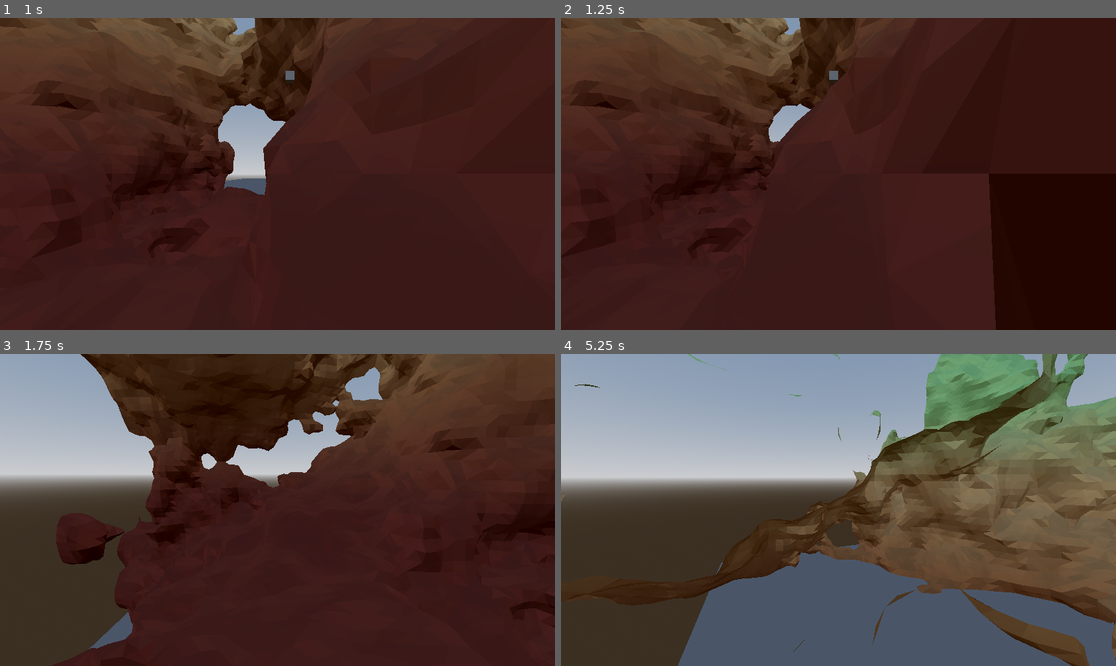
Above: before the commit, frames 1-4 (two rows, left to right).
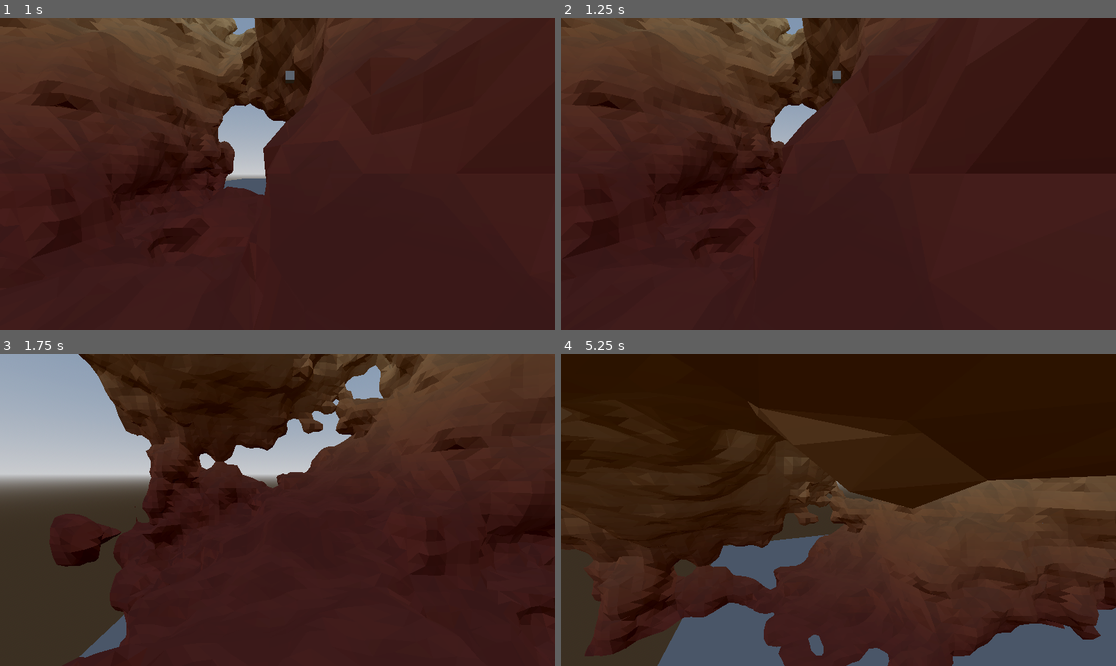
Above: after the commit, the same moments.

Repository: DyslexicWolf/GraduationWork_IGP
Game: Godot game, scene res://Scenes/MarchingCubes_CPU.tscn
The game is run twice, just before and just after one commit, with the same random seed, the same clock (stepped at 60 frames per second) and the same inputs.
Inputs (mouse positions are in pixels of both pictures, inside the frame that each line leads up to):
- Up to frame 1 (1 s): tap Enter at 0.5 s; move the mouse to (399, 158) at 0.52 s; hold D (move_right) from 0.53 s (still down); click (399, 158) at 0.67 s
- Up to frame 2 (1.25 s): keep holding D (move_right)
- Up to frame 3 (1.75 s): move the mouse to (249, 510) at 1.27 s; release D (move_right) at 1.28 s; hold Space (fly_up) from 1.28 s (still down)
- Up to frame 4 (5.25 s): keep holding Space (fly_up); move the mouse to (849, 503) at 2.02 s; move the mouse to (832, 516) at 2.77 s; move the mouse to (877, 513) at 3.52 s; move the mouse to (794, 506) at 4.27 s; move the mouse to (844, 510) at 5.02 s

Frame 1 is identical in both runs. In frame 2, 12% of the frame differs, in the area x 0-100%, y 0-100%; in frame 3, 1.5%; in frame 4, 75%.

Commit message:
Added colliders for the chunk generated meshes

Diff:
--- a/graduation-work-igp/Materials/SMAT_Terrain.tres
+++ b/graduation-work-igp/Materials/SMAT_Terrain.tres
@@ -7,5 +7,7 @@
 shader = ExtResource("1_12xrr")
 shader_parameter/min_height = 0.0
 shader_parameter/max_height = 48.0
-shader_parameter/low_color = Color(0.2, 0.5, 0.2, 1)
-shader_parameter/high_color = Color(1, 1, 1, 1)
+shader_parameter/color1 = Color(0.4, 0.15, 0.1, 1)
+shader_parameter/color2 = Color(0.55, 0.35, 0.2, 1)
+shader_parameter/color3 = Color(0.75, 0.6, 0.4, 1)
+shader_parameter/color4 = Color(0.6, 0.8, 0.5, 1)
--- a/graduation-work-igp/Scripts/TerrainGeneration.gd
+++ b/graduation-work-igp/Scripts/TerrainGeneration.gd
@@ -60,6 +60,9 @@
 	var chunk_instance = MeshInstance3D.new()
 	chunk_instance.mesh = chunk_mesh
 	chunk_instance.position = Vector3(x, y, z) * chunk_size
+
+	#create a collider from the mesh (only use this on static bodies)
+	chunk_instance.create_trimesh_collision()
 	add_child(chunk_instance)
 	loaded_chunks[chunk_key] = chunk_instance
 
